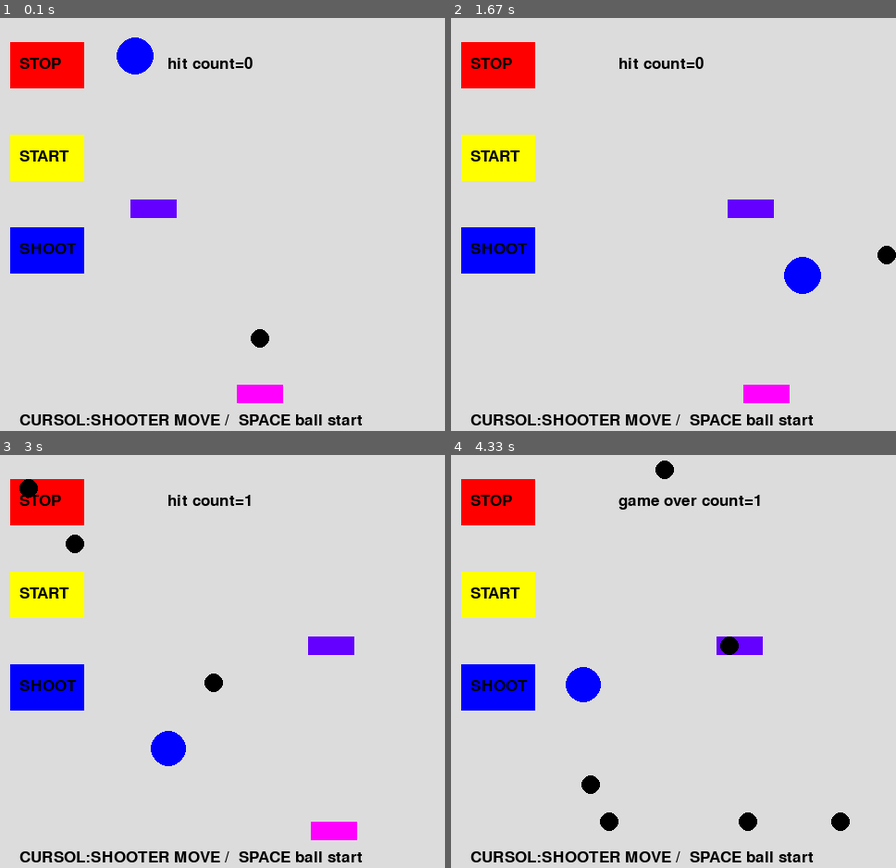
Above: before the commit, frames 1-4 (two rows, left to right).
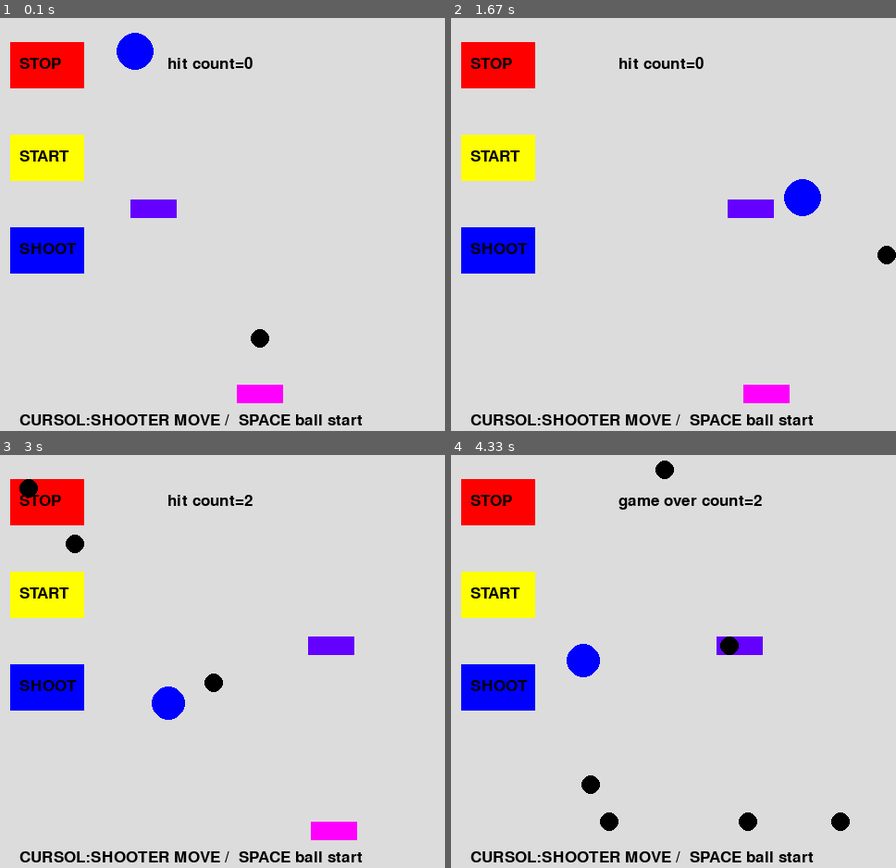
Above: after the commit, the same moments.

Repository: snc29654/pygame
Game: pygame game, started from mixtest.py
Two runs of this game, one before a commit and one after it. Both use one fixed random seed, a clock stepped at 60 frames per second and the inputs below.
Inputs:
- Up to frame 1 (0.1 s): no input
- Up to frame 2 (1.67 s): hold Right 0.33-0.8 s; hold Left from 1.33 s (still down); tap Space at 1.4 s
- Up to frame 3 (3 s): tap Space at 1.7, 1.97, 2.27, 2.4, 2.7 s; release Left at 1.87 s; hold Left 1.9-2.3 s; hold Right 2.33-2.97 s
- Up to frame 4 (4.33 s): hold Left 3-3.47 s; tap Space at 3.07, 3.37, 3.57, 3.87, 4.07 s; hold Right 3.5-3.97 s; hold Right from 4 s (still down)

The runs differ from the first frame. In frame 1, 0.2% of the frame differs, in the area x 26-35%, y 3-14%; in frame 2, 1.1%, in the area x 74-84%, y 39-67%; in frame 3, 1.0%; in frame 4, 0.8%.

Commit message:
的移動方法変更

Diff:
--- a/mixtest.py
+++ b/mixtest.py
@@ -145,11 +145,11 @@
 
             #的移動
             if(ystate==0):
-                y += 3
-                if(y>400):
+                y += 2
+                if(y>300):
                     ystate=1
             if(ystate==1):
-                  y -= 3
+                  y -= 2
                   if(y<150):
                     ystate=0
 
